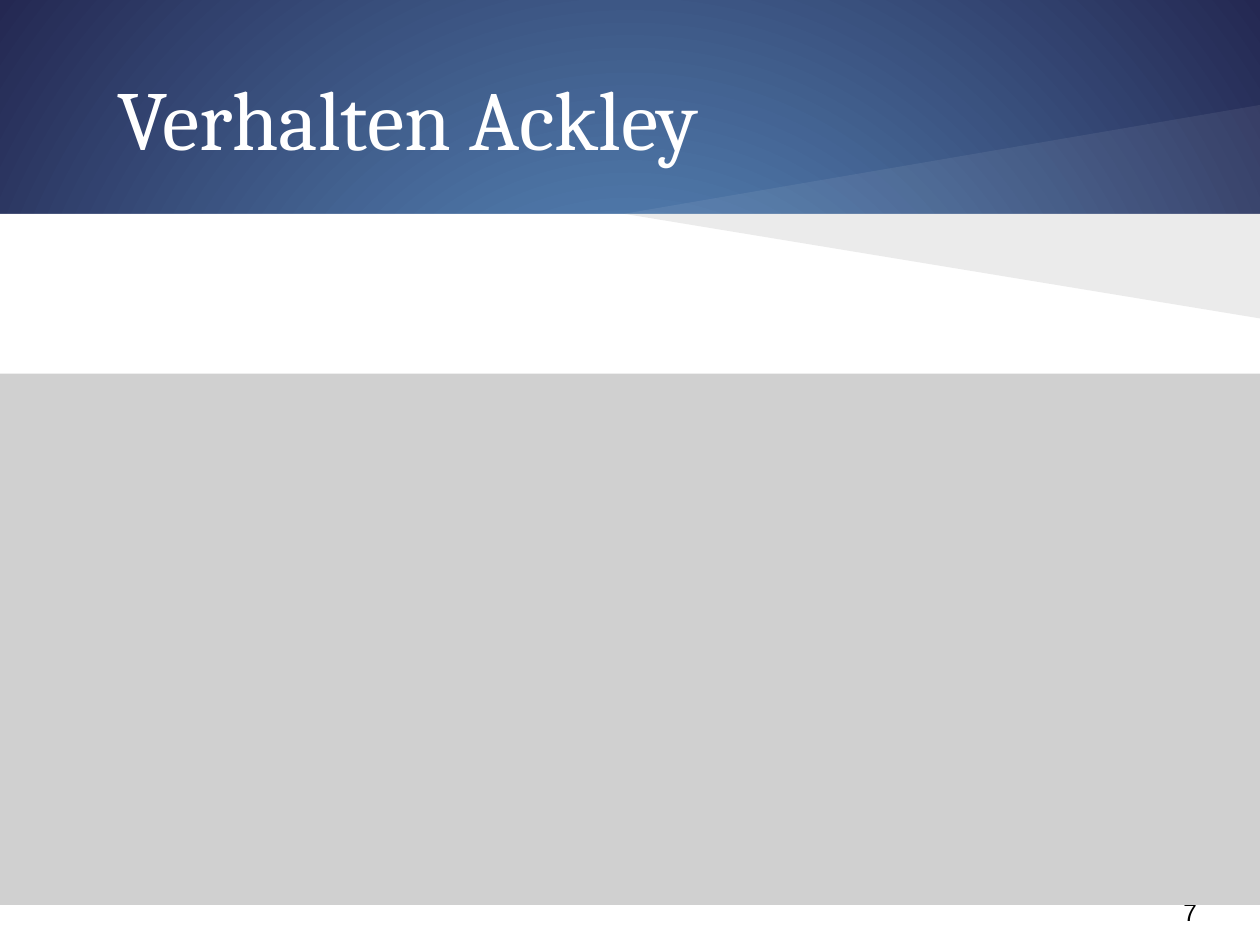
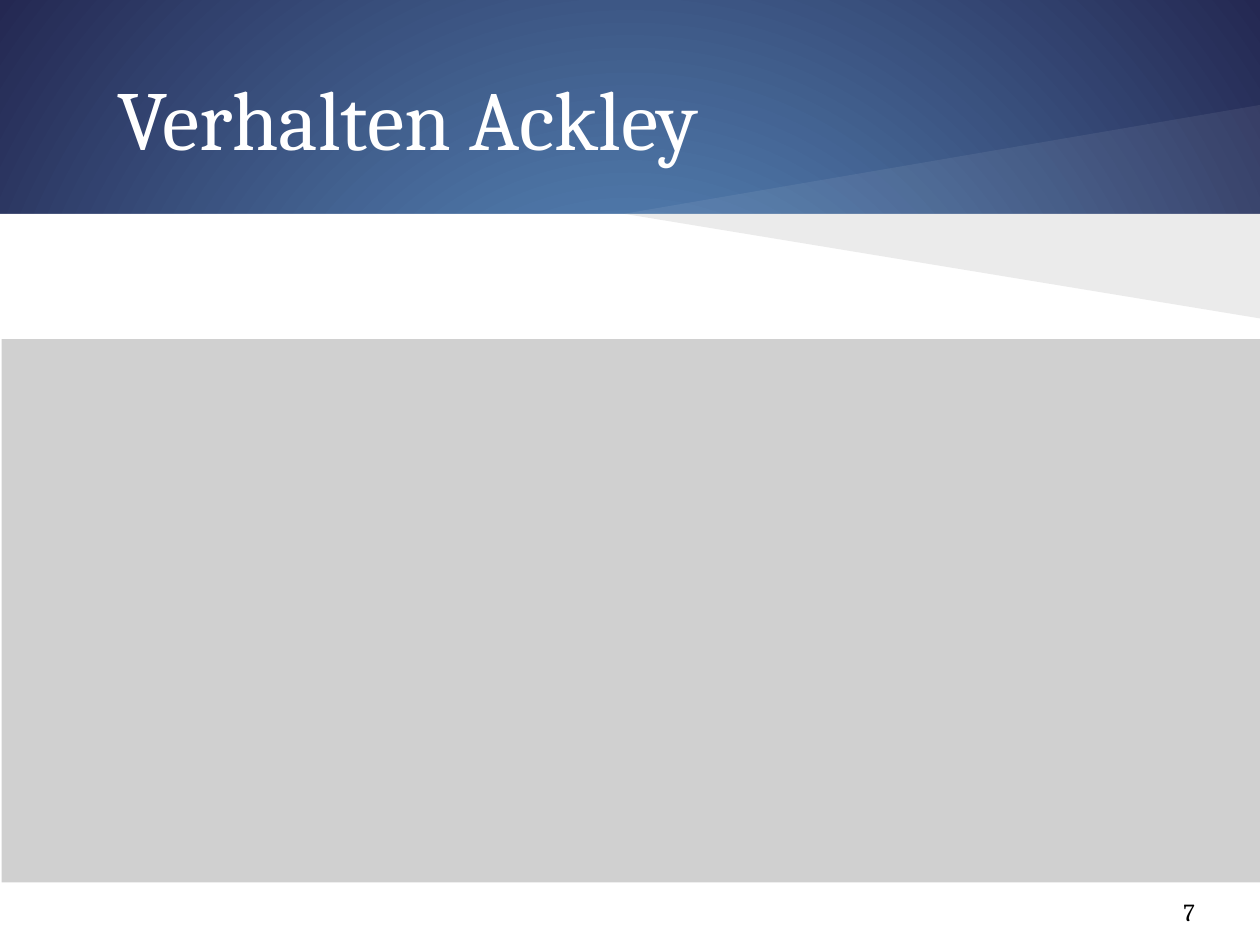
Before and after one commit to FalkoHilbert/evolotionaere-algorithmen, a slide deck: slide 7 of evolotionaereAlgorithmen/trunk/SystemOfEquations/Ergebnisse/Präsi/Einführung.pptx. Drawn at 1260x945 pixels with LibreOffice and Linux fonts; fonts in the diff are those of the drawing; grey boxes stand for pictures. Boxes give left, top, right and bottom in pixels: in the first picture for what was removed or moved away, otherwise in the second. Text is boxed around its words. In the diff, an @@ line names an element or a change of style, - is before the commit and + after.

```diff
--- a/evolotionaereAlgorithmen/trunk/SystemOfEquations/Ergebnisse/Präsi/Einführung.pptx
+++ b/evolotionaereAlgorithmen/trunk/SystemOfEquations/Ergebnisse/Präsi/Einführung.pptx
@@ picture: place and size @@
-picture at (0, 374, 1260, 906)
+picture at (1, 339, 1260, 882)
@@ page number at (1183, 904, 1195, 921): font Arial to Cambria @@
```
Also in this commit, not shown: 7 other slides changed, 3 slides added.
